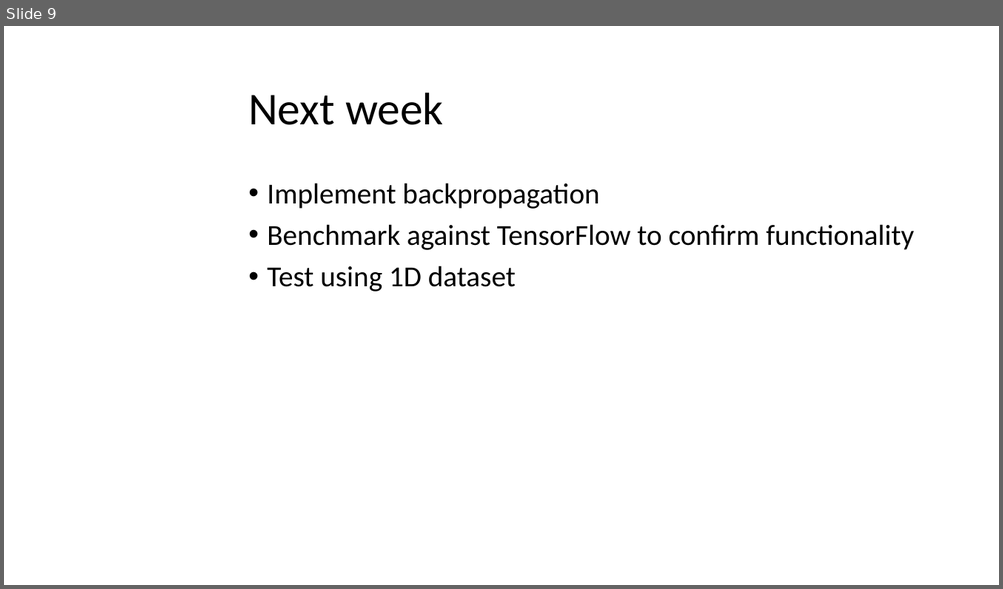
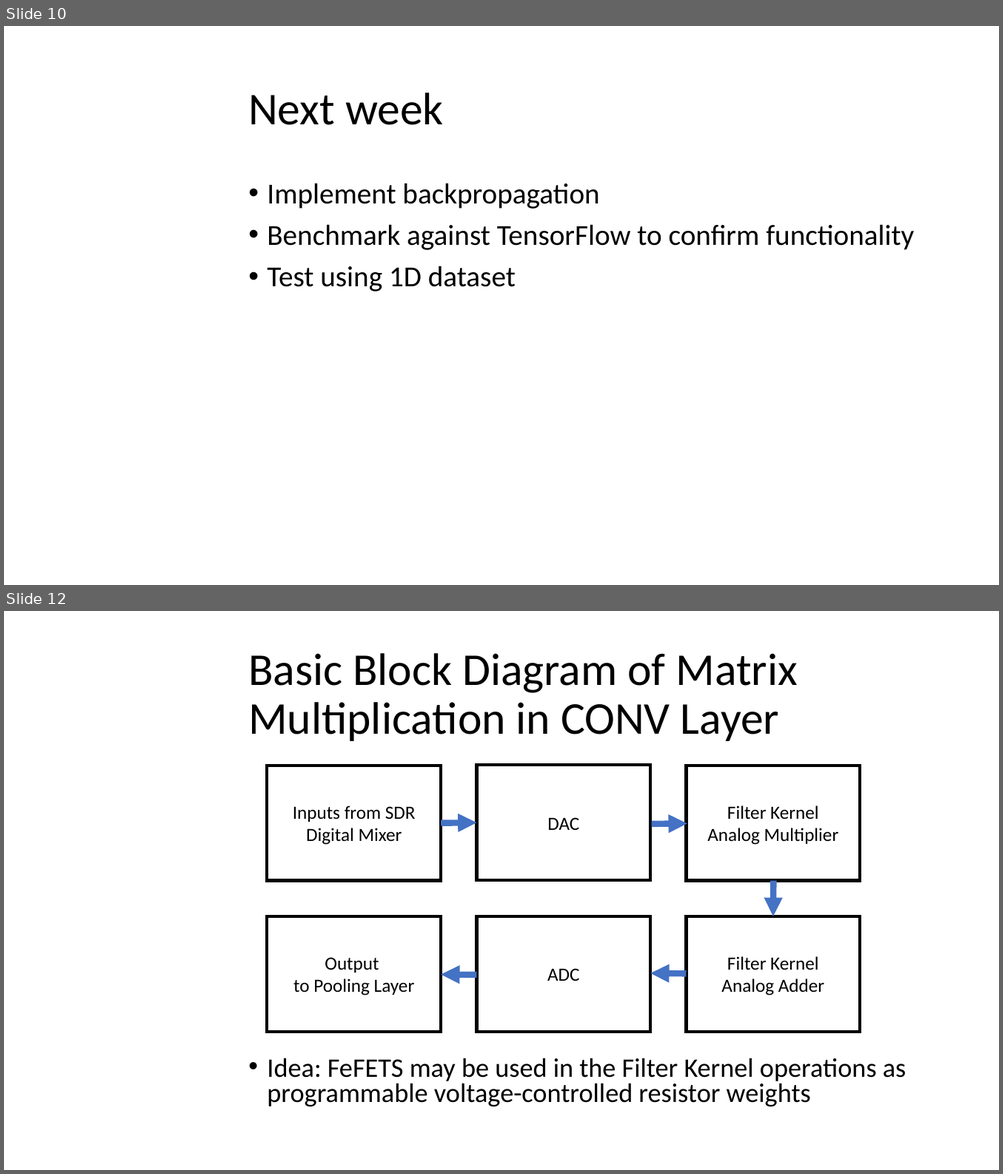
Before and after one commit to mayersjd/HardwareCNN, a slide deck: Presentations/ProjectPresentation_02-18.pptx. Shown one above the other, each under a label of ours: slide 9 before the commit, slides 10 and 12 after it; the slides between them are not shown. The pictures are 1003x589 and 1003x1174 pixels, drawn with LibreOffice and Linux fonts; fonts in the diff are those of the drawing; background and template pictures are left out. Boxes give left, top, right and bottom in pixels: in the first picture for what was removed or moved away, otherwise in the second. Text is boxed around its words. In the diff, an @@ line names an element or a change of style, - is before the commit and + after.

```diff
--- a/Presentations/ProjectPresentation_02-18.pptx
+++ b/Presentations/ProjectPresentation_02-18.pptx
@@ slide 12 added at (4,611,999,1170), background picture (left out) @@
@@ title added at (248,653,797,741), 44 pt, text #000000 @@
+Basic Block Diagram of Matrix Multiplication in CONV Layer
@@ rectangle added at (267,766,441,881), outline #000000 3 pt, 18 pt, text #000000 @@
+Inputs from SDR
+Digital Mixer
@@ rectangle added at (476,766,650,881), outline #000000 3 pt, 18 pt, text #000000 @@
+DAC
@@ rectangle added at (686,766,859,881), outline #000000 3 pt, 18 pt, text #000000 @@
+Filter Kernel
+Analog Multiplier
@@ arrow added from (441, 823) to (476, 823), #4472C4 6 pt @@
@@ arrow added from (652, 824) to (687, 823), #4472C4 6 pt @@
@@ arrow added from (774, 881) to (774, 917), #4472C4 6 pt @@
@@ rectangle added at (267,917,441,1033), outline #000000 3 pt, 18 pt, text #000000 @@
+Output
+to Pooling Layer
@@ rectangle added at (476,917,650,1033), outline #000000 3 pt, 18 pt, text #000000 @@
+ADC
@@ rectangle added at (686,917,859,1033), outline #000000 3 pt, 18 pt, text #000000 @@
+Filter Kernel
+Analog Adder
@@ arrow added from (476, 975) to (441, 975), #4472C4 6 pt @@
@@ arrow added from (686, 974) to (650, 974), #4472C4 6 pt @@
@@ text added at (267,1058,906,1108), 25.9 pt, text #000000 @@
+• Idea: FeFETS may be used in the Filter Kernel operations as programmable voltage-controlled resistor weights
@@ what was slide 9 is now slide 10 @@
```
Also in this commit, not shown: 2 slides changed, 10 other slides added, 1 other file.
